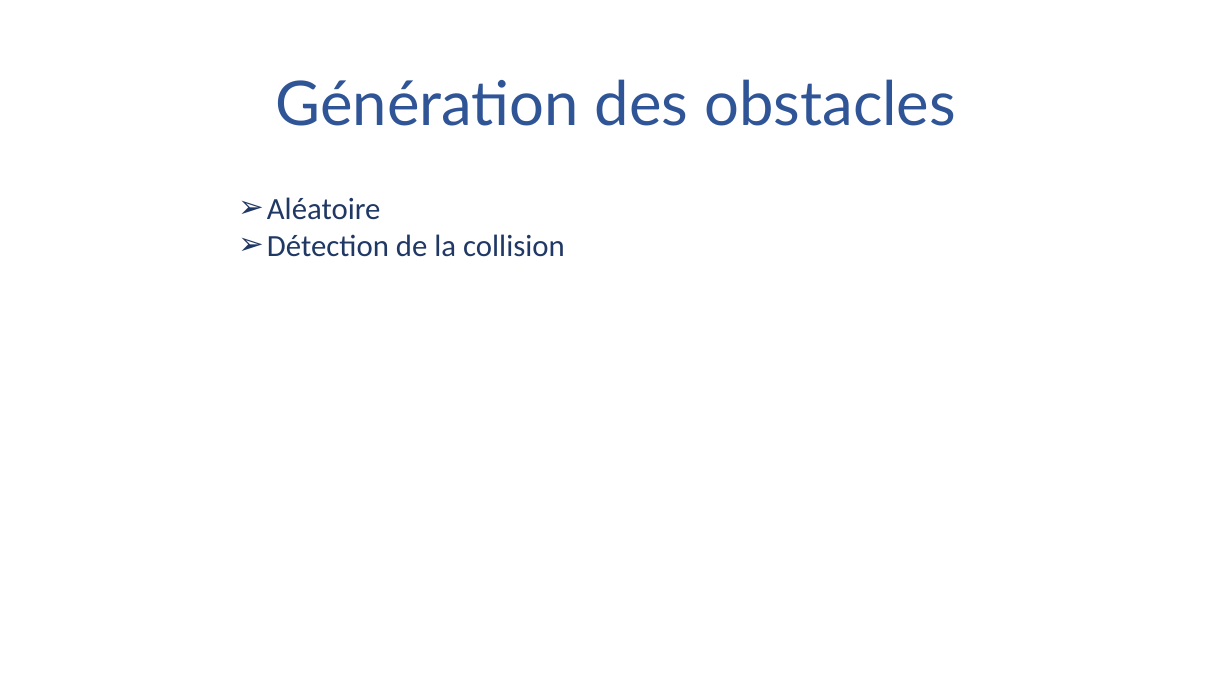
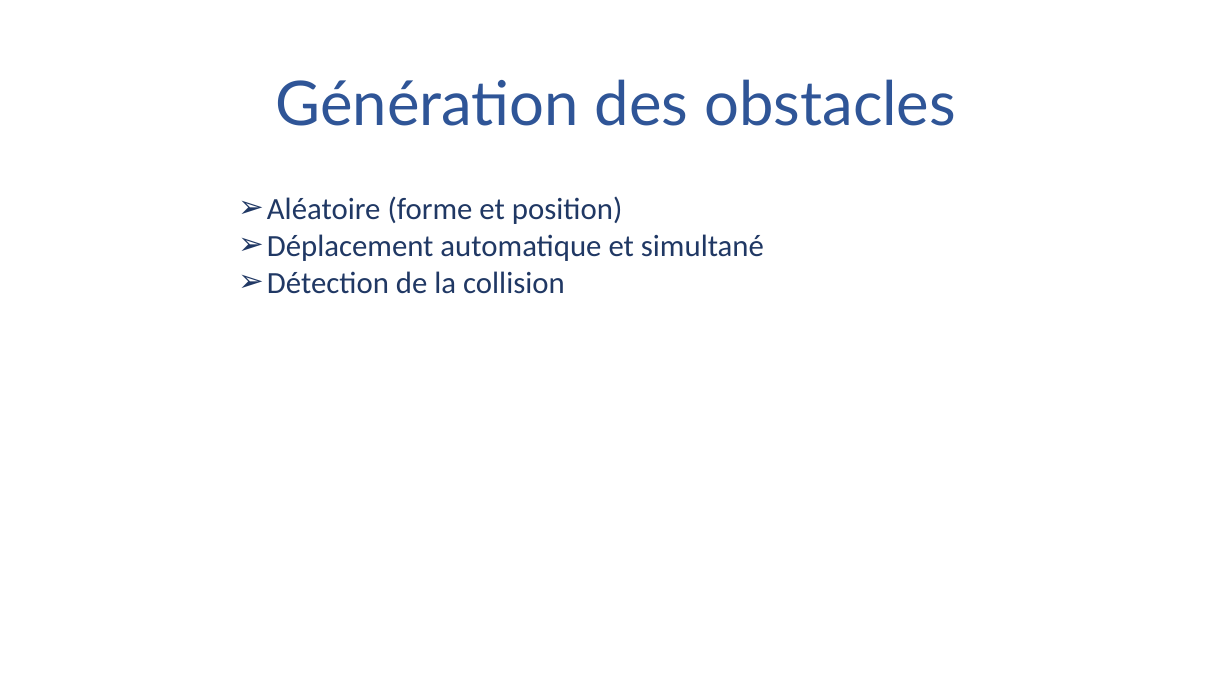
Before and after one commit to Yanow0/EndlessRunnerV2, a slide deck: slide 4 of presentation.pptx. Drawn at 1232x693 pixels with LibreOffice and Linux fonts; fonts in the diff are those of the drawing; background and template pictures are left out. Boxes give left, top, right and bottom in pixels: in the first picture for what was removed or moved away, otherwise in the second. Text is boxed around its words. In the diff, an @@ line names an element or a change of style, - is before the commit and + after.

Commit message:
ppt

```diff
--- a/presentation.pptx
+++ b/presentation.pptx
@@ text at (x1=267, y1=196, x2=764, y2=261): text changed @@
-➢ Aléatoire
+➢ Aléatoire (forme et position)
+➢ Déplacement automatique et simultané
```
Also in this commit, not shown: 4 other slides changed.
